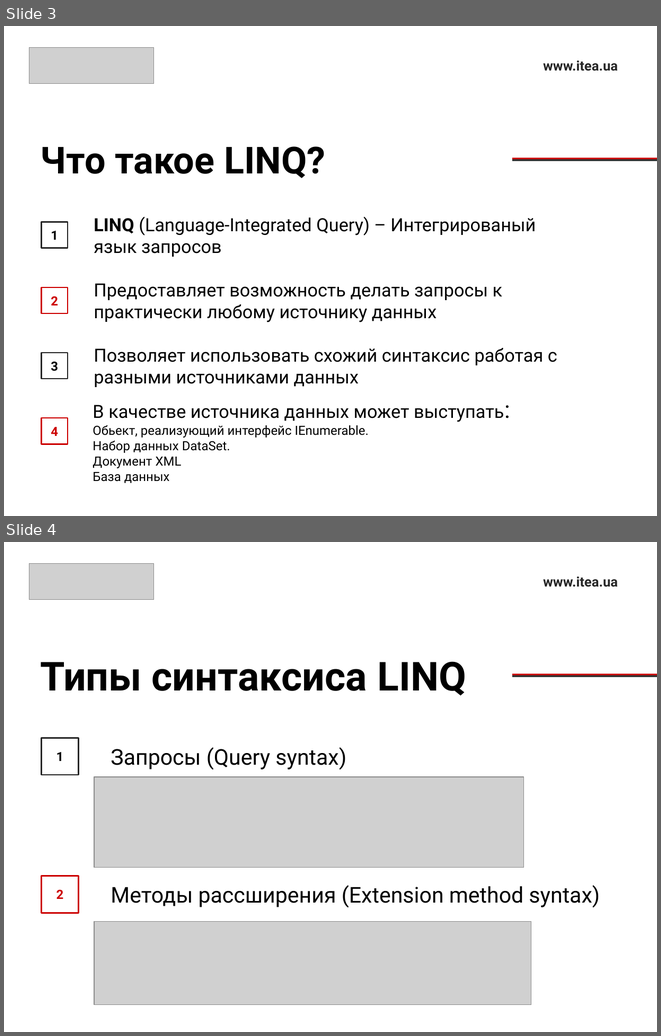
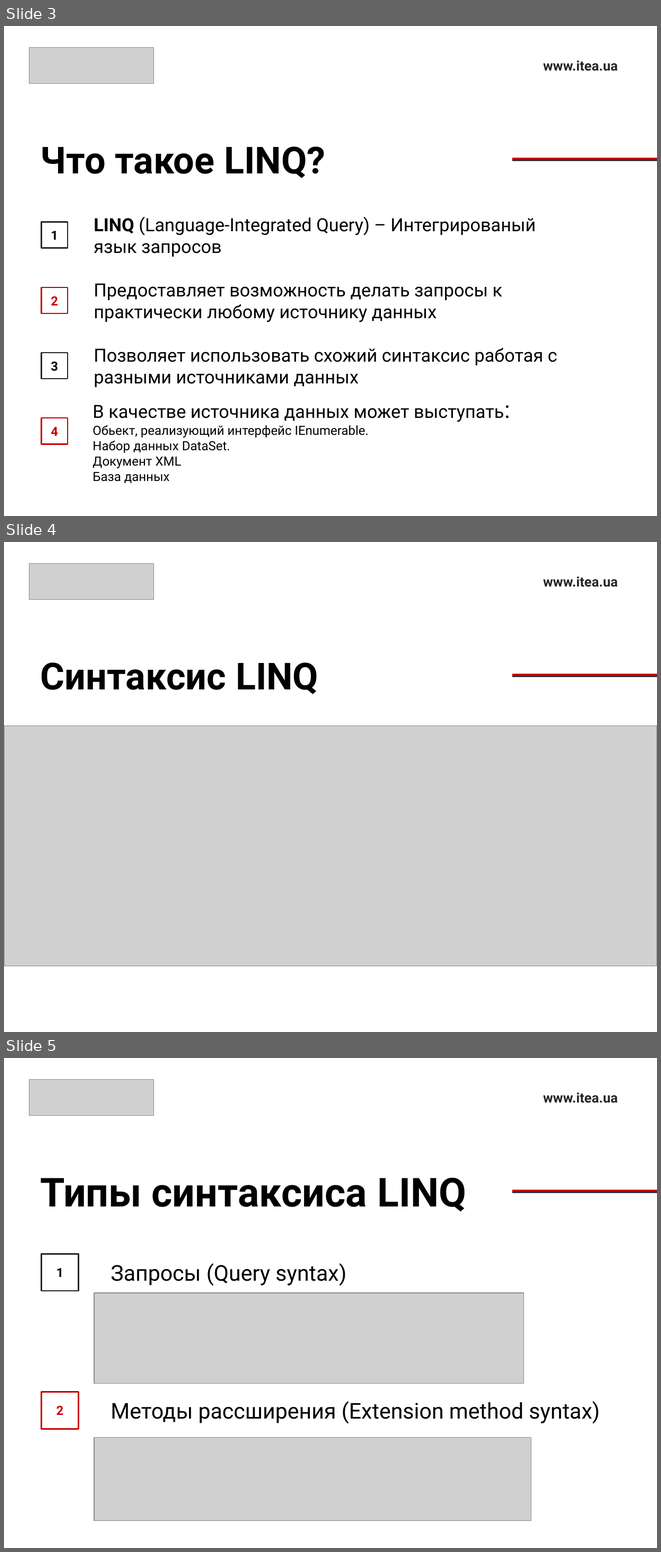
Before and after one commit to Ryabik/CSharpProfessional, a slide deck: 5.LINQ/LINQ.pptx. Shown one above the other, each under a label of ours: slides 3 and 4 before the commit, slides 3, 4 and 5 after it. The pictures are 661x1036 and 661x1552 pixels, drawn with LibreOffice and Linux fonts; fonts in the diff are those of the drawing; grey boxes stand for pictures. Boxes give left, top, right and bottom in pixels: in the first picture for what was removed or moved away, otherwise in the second. Text is boxed around its words. In the diff, an @@ line names an element or a change of style, - is before the commit and + after.

Commit message:
Added LINQ project

```diff
--- a/5.LINQ/LINQ.pptx
+++ b/5.LINQ/LINQ.pptx
@@ slide 4 added at (4,542,657,1032), background #FFFFFF @@
@@ picture added at (29,564,153,599) @@
@@ text added at (543,576,618,587), 15 pt, text #262626, bold @@
+www.itea.ua
@@ title added at (41,662,318,694), 41 pt, text #000000, bold @@
+Синтаксис LINQ
@@ rectangle added at (512,674,657,676), fill #CC0000 @@
@@ rectangle added at (512,675,657,677), fill #262626 @@
@@ picture added at (4,726,657,966) @@
@@ what was slide 4 is now slide 5 @@
```
Also in this commit, not shown: 10 other files.
